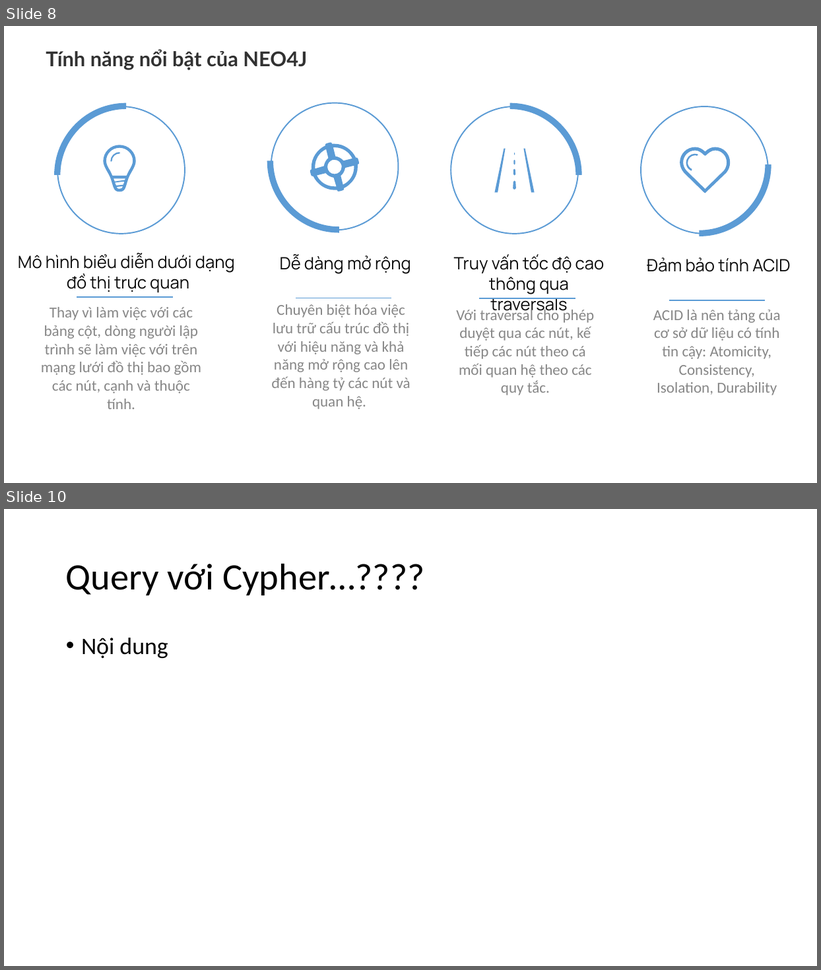
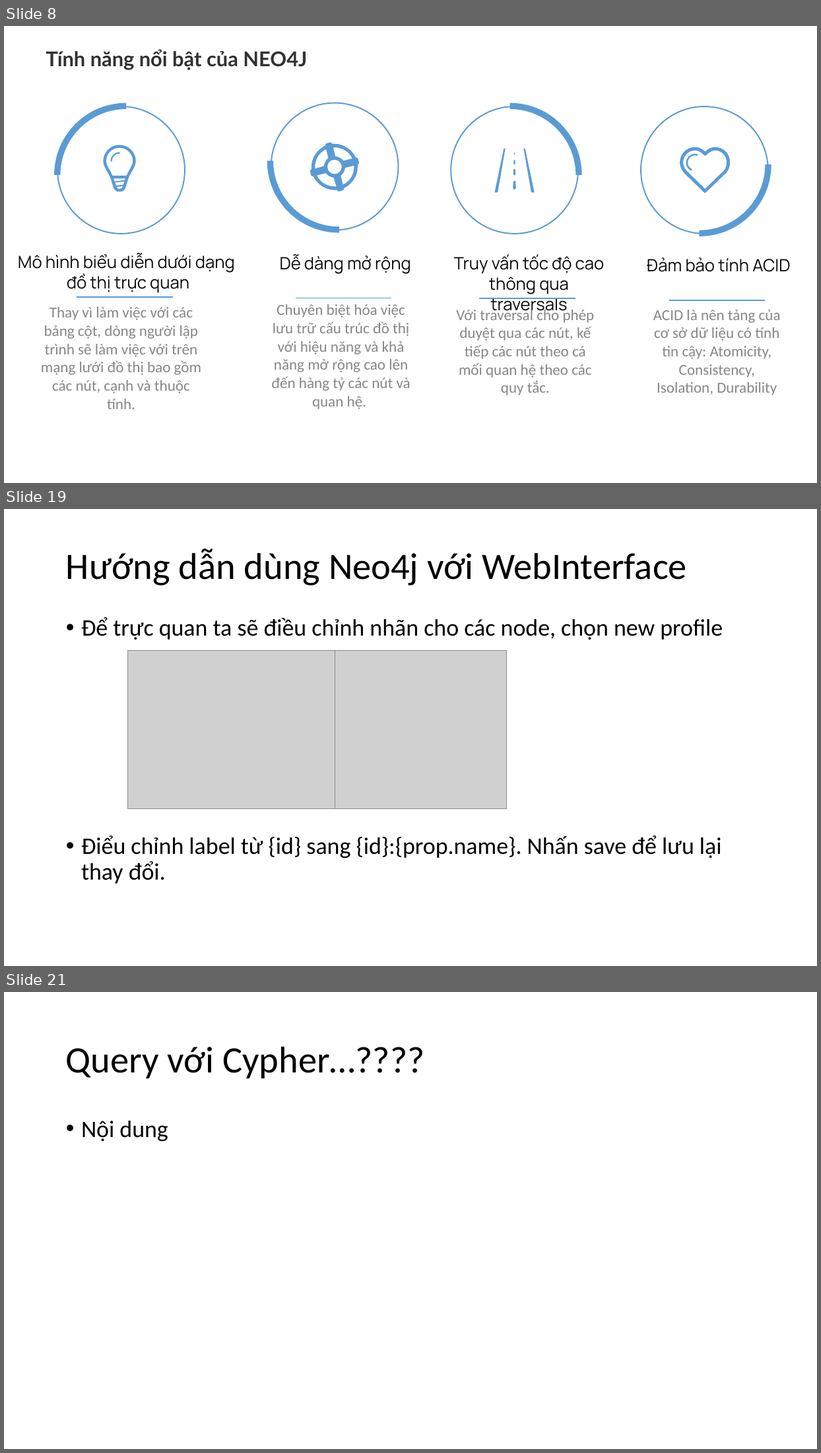
Before and after one commit to NguyenDucHoangLong/Group_4_HTTTHD, a slide deck: Document/Seminar/Slide_Nhóm 4.pptx. Shown one above the other, each under a label of ours: slides 8 and 10 before the commit, slides 8, 19 and 21 after it; the slides between them are not shown. The pictures are 821x970 and 821x1453 pixels, drawn with LibreOffice and Linux fonts; fonts in the diff are those of the drawing; grey boxes stand for pictures. Boxes give left, top, right and bottom in pixels: in the first picture for what was removed or moved away, otherwise in the second. Text is boxed around its words. In the diff, an @@ line names an element or a change of style, - is before the commit and + after.

```diff
--- a/Document/Seminar/Slide_Nhóm 4.pptx
+++ b/Document/Seminar/Slide_Nhóm 4.pptx
@@ slide 19 added at (4,509,817,966), background #FFFFFF @@
@@ title added at (66,549,687,586), 44 pt, text #000000 @@
+Hướng dẫn dùng Neo4j với WebInterface
@@ text added at (81,617,723,884), 28 pt, text #000000 @@
+• Để trực quan ta sẽ điều chỉnh nhãn cho các node, chọn new profile
+• Điểu chỉnh label từ {id} sang {id}:{prop.name}. Nhấn save để lưu lại thay đổi.
@@ picture added at (128,650,336,809) @@
@@ picture added at (335,650,506,809) @@
@@ what was slide 10 is now slide 21 @@
```
Also in this commit, not shown: 1 slide changed, 11 other slides added, 1 slide removed.
